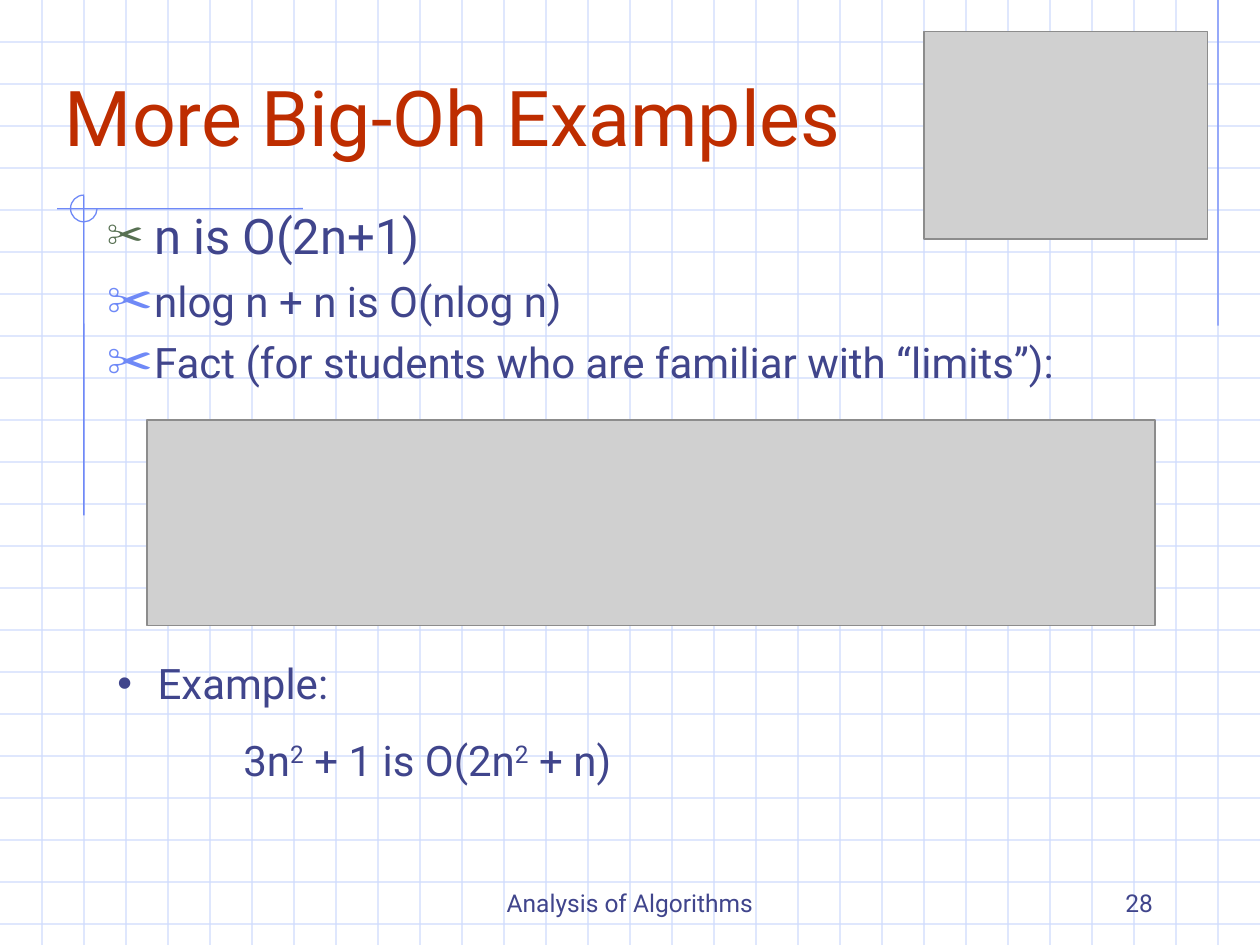
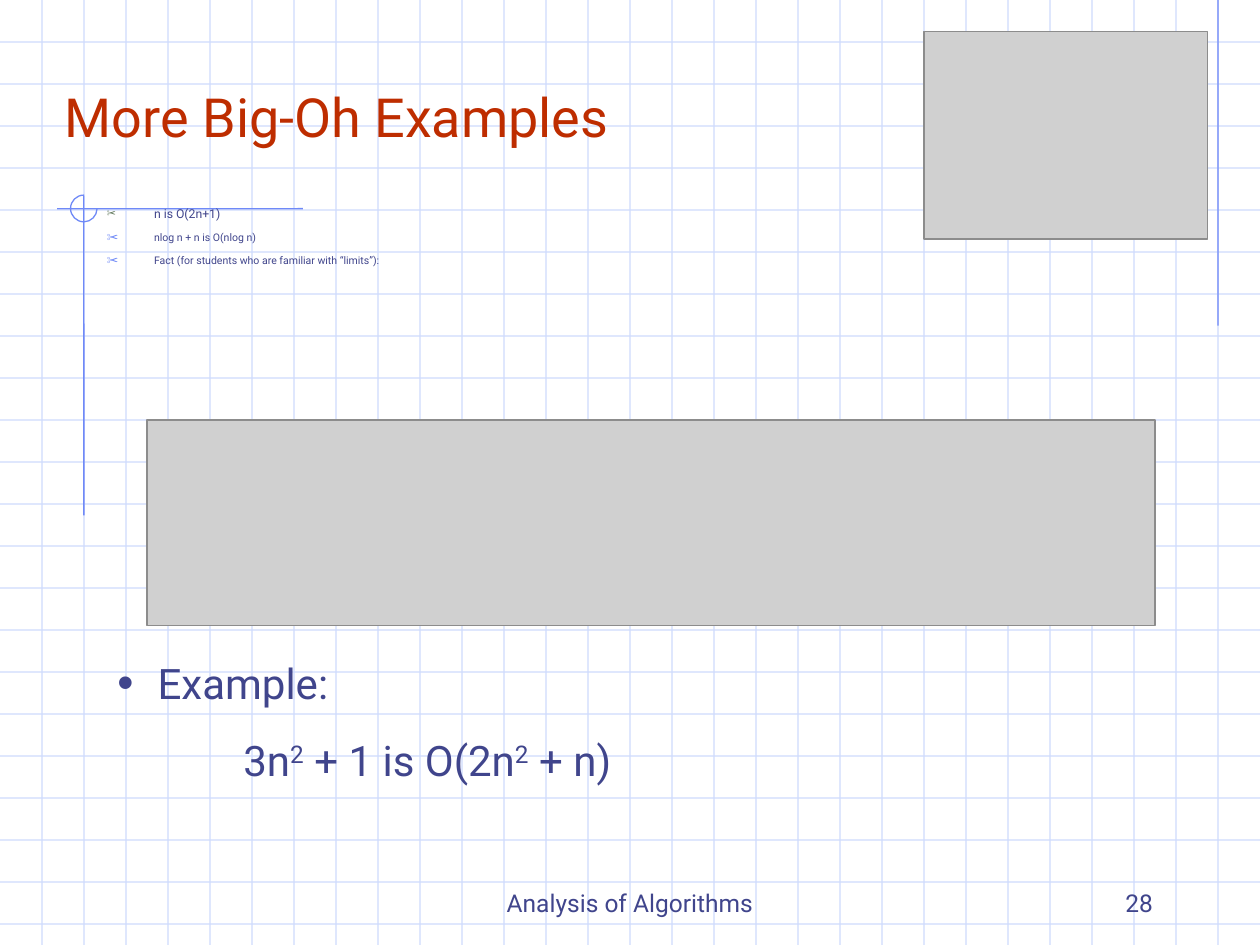
Before and after one commit to tony-hoang999/cs435-2016-algorithm, a slide deck: slide 28 of lessons/lectures/analysis/2-Intro-analysis.ppt. Drawn at 1260x945 pixels with LibreOffice and Linux fonts; fonts in the diff are those of the drawing; grey boxes stand for pictures; background and template pictures are left out. Boxes give left, top, right and bottom in pixels: in the first picture for what was removed or moved away, otherwise in the second. Text is boxed around its words. In the diff, an @@ line names an element or a change of style, - is before the commit and + after.

```diff
--- a/lessons/lectures/analysis/2-Intro-analysis.ppt
+++ b/lessons/lectures/analysis/2-Intro-analysis.ppt
@@ text "More Big-Oh Examples" at box(65, 96, 608, 149): size 44 to 30.8 pt @@
@@ text "n is O(2n+1)" at box(154, 208, 379, 266): size 28 to 7 pt in "n is O(2n+1)"; size 24 to 6 pt in "nlog n + n is O(nlog n)", "Fact (for students who are familiar with ..." @@
```
Also in this commit, not shown: 9 other slides changed, 8 other files.
